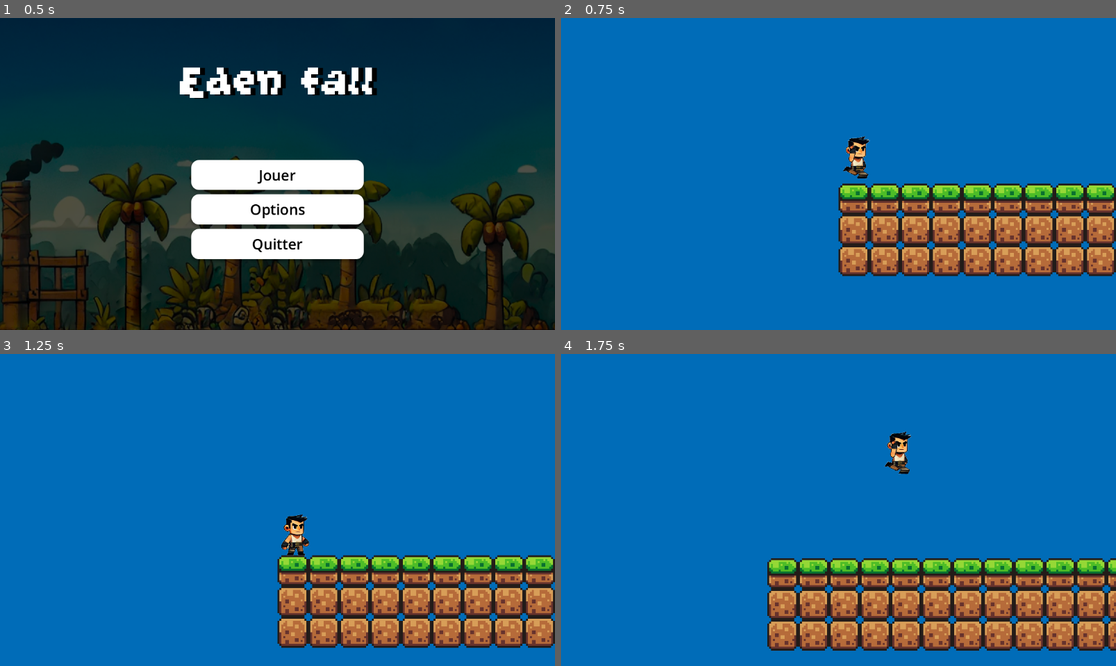
Above: before the commit, frames 1-4 (two rows, left to right).
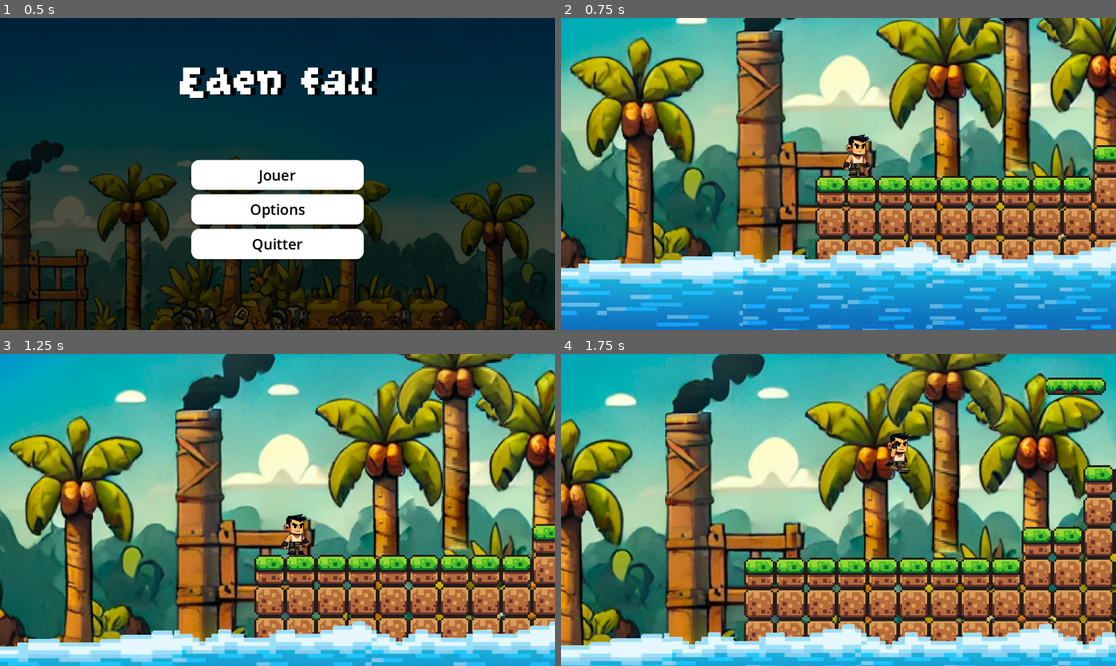
Above: after the commit, the same moments.

Repository: ludovic-rgb/game-jam
Game: Godot game, scene res://scenes/menu.tscn
Two runs of this game, one before a commit and one after it. Both use one fixed random seed, a clock stepped at 60 frames per second and the inputs below.
Inputs:
- Up to frame 1 (0.5 s): no input
- Up to frame 2 (0.75 s): click "Jouer" at 0.5 s
- Up to frame 3 (1.25 s): no input
- Up to frame 4 (1.75 s): hold Right (move_right) from 1.28 s (still down); tap Space (jump) at 1.52 s

Frame 1 is identical in both runs. In frame 2, 93% of the frame differs, in the area x 0-100%, y 0-100%; in frame 3, 95%; in frame 4, 94%.

Commit message:
update

Diff:
--- a/game-jam/project.godot
+++ b/game-jam/project.godot
@@ -43,4 +43,6 @@
 [rendering]
 
 textures/canvas_textures/default_texture_filter=0
+renderer/rendering_method="gl_compatibility"
+renderer/rendering_method.mobile="gl_compatibility"
 environment/defaults/default_clear_color=Color(0, 0.423529, 0.721569, 1)
--- a/game-jam/scenes/game.tscn
+++ b/game-jam/scenes/game.tscn
@@ -215,6 +215,21 @@
 "move": SubResource("Animation_byv4u")
 }
 
+[sub_resource type="Animation" id="Animation_ojw0w"]
+length = 0.001
+tracks/0/type = "value"
+tracks/0/imported = false
+tracks/0/enabled = true
+tracks/0/path = NodePath(".:position")
+tracks/0/interp = 1
+tracks/0/loop_wrap = true
+tracks/0/keys = {
+"times": PackedFloat32Array(0),
+"transitions": PackedFloat32Array(1),
+"update": 0,
+"values": [Vector2(1136, -40)]
+}
+
 [sub_resource type="Animation" id="Animation_887bx"]
 resource_name = "move"
 length = 3.0
@@ -232,25 +247,25 @@
 "values": [Vector2(1136, -38), Vector2(1136, 84)]
 }
 
-[sub_resource type="Animation" id="Animation_ojw0w"]
+[sub_resource type="AnimationLibrary" id="AnimationLibrary_nmg2i"]
+_data = {
+"RESET": SubResource("Animation_ojw0w"),
+"move": SubResource("Animation_887bx")
+}
+
+[sub_resource type="Animation" id="Animation_syp5m"]
 length = 0.001
 tracks/0/type = "value"
 tracks/0/imported = false
 tracks/0/enabled = true
-tracks/0/path = NodePath(".:position")
+tracks/0/path = NodePath("../projectile:position")
 tracks/0/interp = 1
 tracks/0/loop_wrap = true
 tracks/0/keys = {
 "times": PackedFloat32Array(0),
 "transitions": PackedFloat32Array(1),
 "update": 0,
-"values": [Vector2(1136, -40)]
-}
-
-[sub_resource type="AnimationLibrary" id="AnimationLibrary_nmg2i"]
-_data = {
-"RESET": SubResource("Animation_ojw0w"),
-"move": SubResource("Animation_887bx")
+"values": [Vector2(2638, 97)]
 }
 
 [sub_resource type="Animation" id="Animation_0koy6"]
@@ -270,21 +285,6 @@
 "values": [Vector2(2638, 97), Vector2(2457, 97)]
 }
 
-[sub_resource type="Animation" id="Animation_syp5m"]
-length = 0.001
-tracks/0/type = "value"
-tracks/0/imported = false
-tracks/0/enabled = true
-tracks/0/path = NodePath("../projectile:position")
-tracks/0/interp = 1
-tracks/0/loop_wrap = true
-tracks/0/keys = {
-"times": PackedFloat32Array(0),
-"transitions": PackedFloat32Array(1),
-"update": 0,
-"values": [Vector2(2638, 97)]
-}
-
 [sub_resource type="AnimationLibrary" id="AnimationLibrary_4ksbt"]
 _data = {
 "RESET": SubResource("Animation_syp5m"),
@@ -314,6 +314,11 @@
 scale = Vector2(0.239815, 0.239815)
 texture = ExtResource("1_ai5vw")
 
+[node name="Fond-jungle3" type="Sprite2D" parent="Backgraound/Fond-jungle3"]
+position = Vector2(-1911.66, 12.5097)
+scale = Vector2(0.996138, 0.996138)
+texture = ExtResource("1_ai5vw")
+
 [node name="Fond-jungle2" type="Sprite2D" parent="Backgraound"]
 position = Vector2(582, 20)
 scale = Vector2(0.239815, 0.239815)
@@ -350,7 +355,7 @@
 texture = ExtResource("1_ai5vw")
 
 [node name="Player" parent="." instance=ExtResource("1_7i4ex")]
-position = Vector2(3419, 54)
+position = Vector2(-41, 63)
 
 [node name="Camera2D" type="Camera2D" parent="Player"]
 position = Vector2(-13, 38)
@@ -405,7 +410,7 @@
 position = Vector2(152, 53)
 
 [node name="Singe2" parent="." instance=ExtResource("7_e1xch")]
-position = Vector2(1450, 20)
+position = Vector2(1450, 21)
 
 [node name="Coin" parent="." instance=ExtResource("4_8adqi")]
 position = Vector2(664, 8)
@@ -461,6 +466,11 @@
 scale = Vector2(0.399414, 0.238281)
 texture = ExtResource("10_4dg3r")
 
+[node name="Vagues1" type="Sprite2D" parent="Vagues1"]
+position = Vector2(-1326.62, 15.457)
+scale = Vector2(1.61121, 0.961211)
+texture = ExtResource("10_4dg3r")
+
 [node name="Vagues2" type="Sprite2D" parent="."]
 position = Vector2(506, 133)
 scale = Vector2(0.399414, 0.238281)
Not shown, added: game-jam/export_presets.cfg
